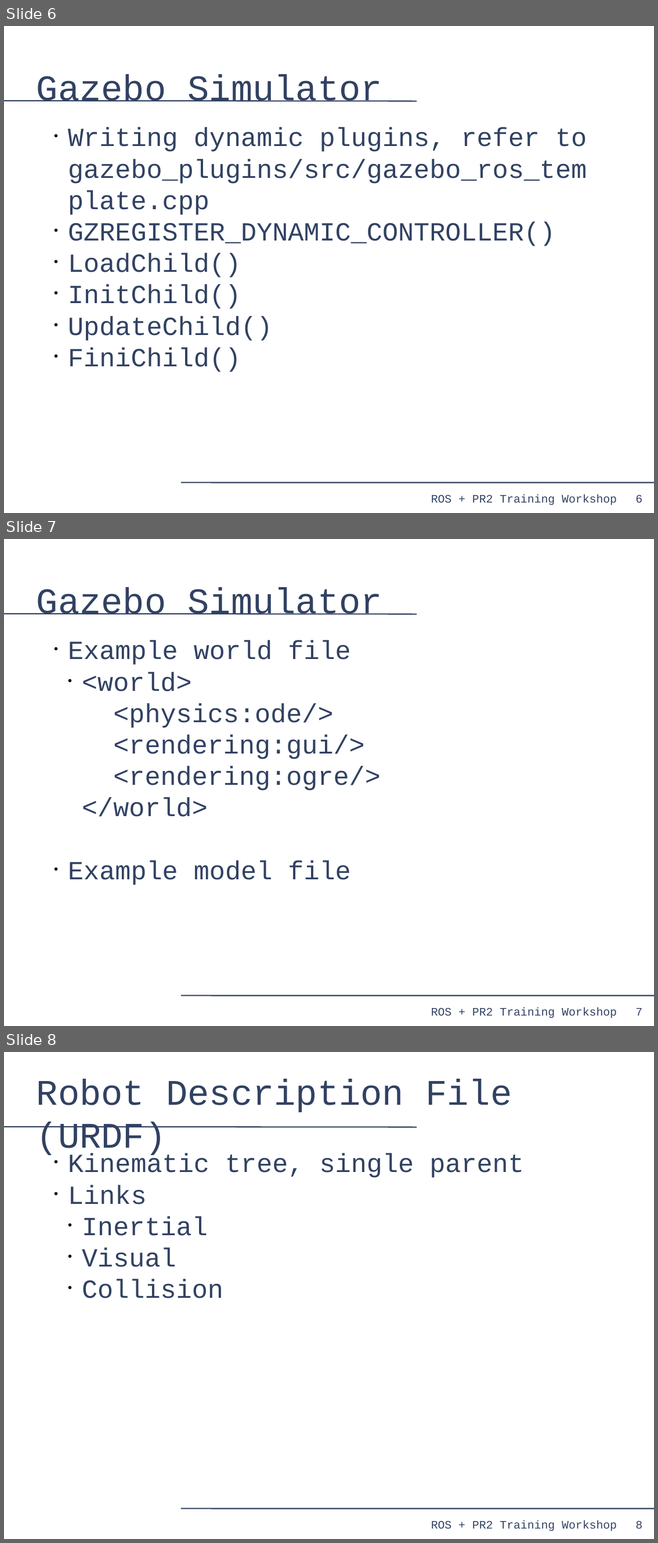
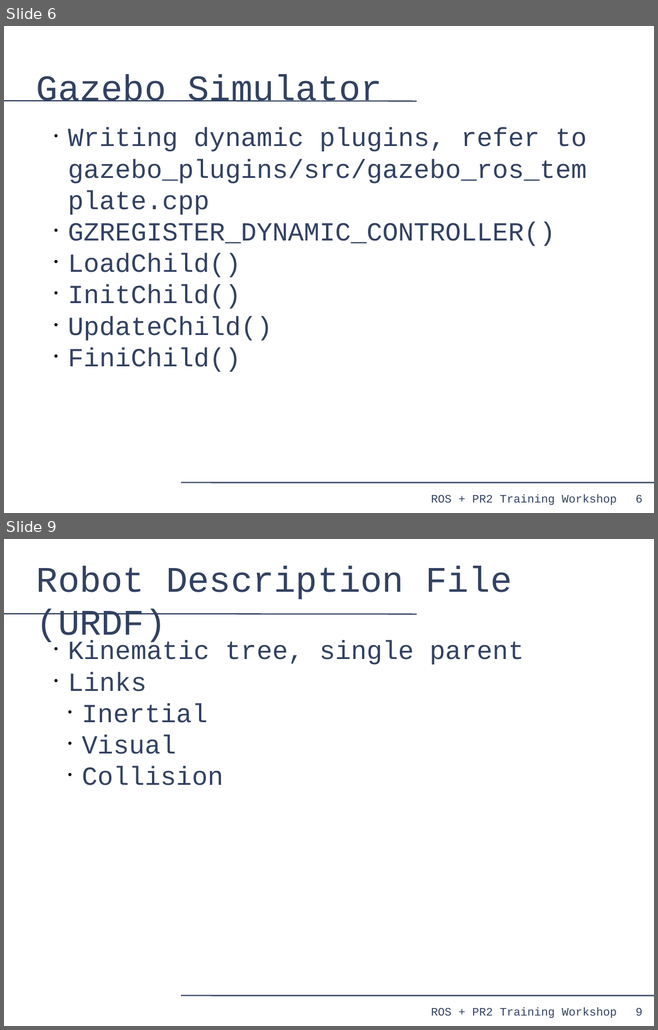
Before and after one commit to PR2/pr2_docs, a slide deck: pr2_training_workshop/simulation/simulation_training_workshop.odp. Shown one above the other, each under a label of ours: slides 6, 7 and 8 before the commit, slides 6 and 9 after it; the slides between them are not shown. The pictures are 658x1543 and 658x1030 pixels, drawn with LibreOffice and Linux fonts; fonts in the diff are those of the drawing. Boxes give left, top, right and bottom in pixels: in the first picture for what was removed or moved away, otherwise in the second. Text is boxed around its words. In the diff, an @@ line names an element or a change of style, - is before the commit and + after.

```diff
--- a/pr2_training_workshop/simulation/simulation_training_workshop.odp
+++ b/pr2_training_workshop/simulation/simulation_training_workshop.odp
@@ slide 7 removed at (4,539,654,1026), background #FFFFFF; not listed: 4 template elements that a slide beside it also shows @@
@@ title removed at (36,588,382,615) @@
-Gazebo Simulator
@@ text removed at (68,641,380,885) @@
-• Example world file
-  • <world>
-    <physics:ode/>
-    <rendering:gui/>
-    <rendering:ogre/>
-    </world>
-• Example model file
@@ what was slide 8 is now slide 9 @@
@@ page number at (635,1008,642,1016): text changed @@
-8
+9
```
Also in this commit, not shown: 1 slide changed, 1 slide added.
